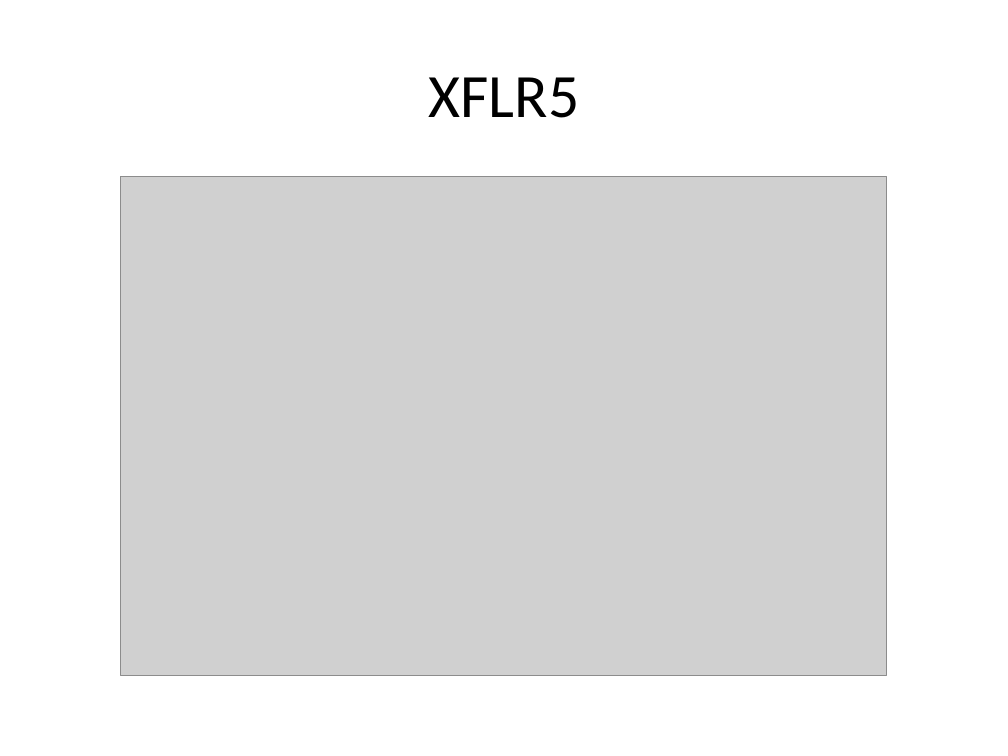
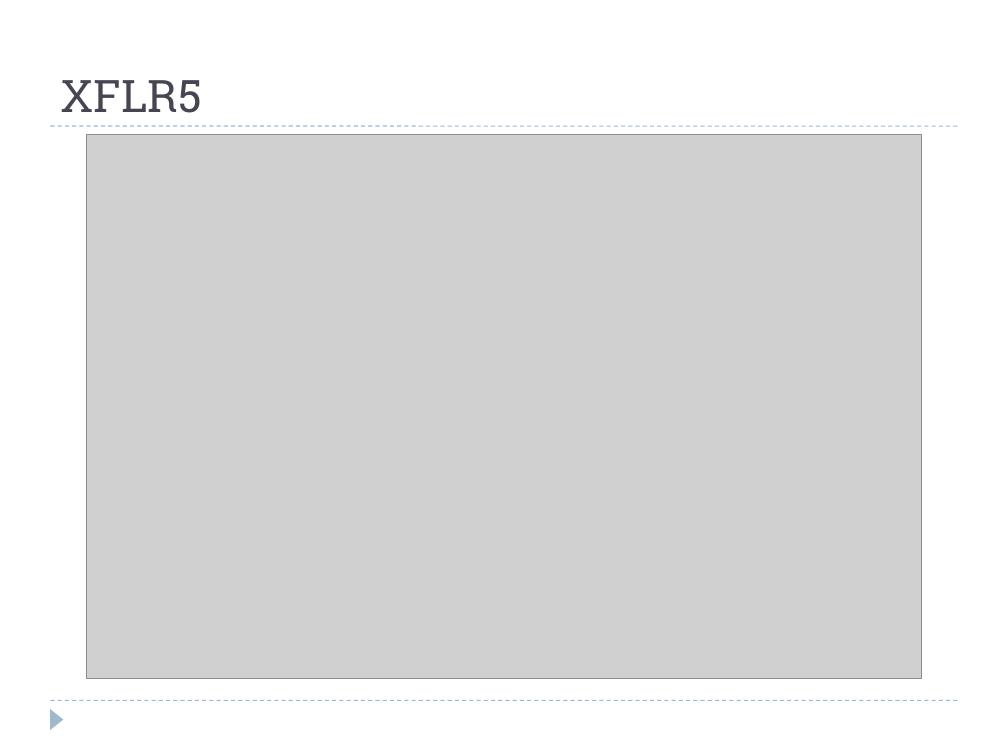
Before and after one commit to colinparker/Pterosaur, a slide deck: slide 4 of XFLR5 Methods and Their Application in.pptx. Drawn at 1008x756 pixels with LibreOffice and Linux fonts; fonts in the diff are those of the drawing; grey boxes stand for pictures. Boxes give left, top, right and bottom in pixels: in the first picture for what was removed or moved away, otherwise in the second. Text is boxed around its words. In the diff, an @@ line names an element or a change of style, - is before the commit and + after.

```diff
--- a/XFLR5 Methods and Their Application in.pptx
+++ b/XFLR5 Methods and Their Application in.pptx
@@ title "XFLR5": place and size @@
-title "XFLR5" at [429, 77, 580, 118]
+title "XFLR5" at [60, 80, 202, 113]
@@ title "XFLR5" at [60, 80, 202, 113]: size 44 to 32 pt, font Calibri to Roboto Slab, text colour #000000 to #464653; alignment centre to left; vertical alignment middle to bottom @@
@@ line added from (50, 126) to (958, 126), #9FB8CD 0.75 pt dashed @@
@@ picture: place and size @@
-picture at [121, 176, 887, 675]
+picture at [87, 134, 922, 678]
@@ line added from (50, 701) to (958, 701), #9FB8CD 0.75 pt dashed @@
@@ triangle added at [50, 709, 64, 730], fill #9FB8CD @@
```
Also in this commit, not shown: 13 other slides changed, 5 slides added, 6 slides removed, 1 other file.
